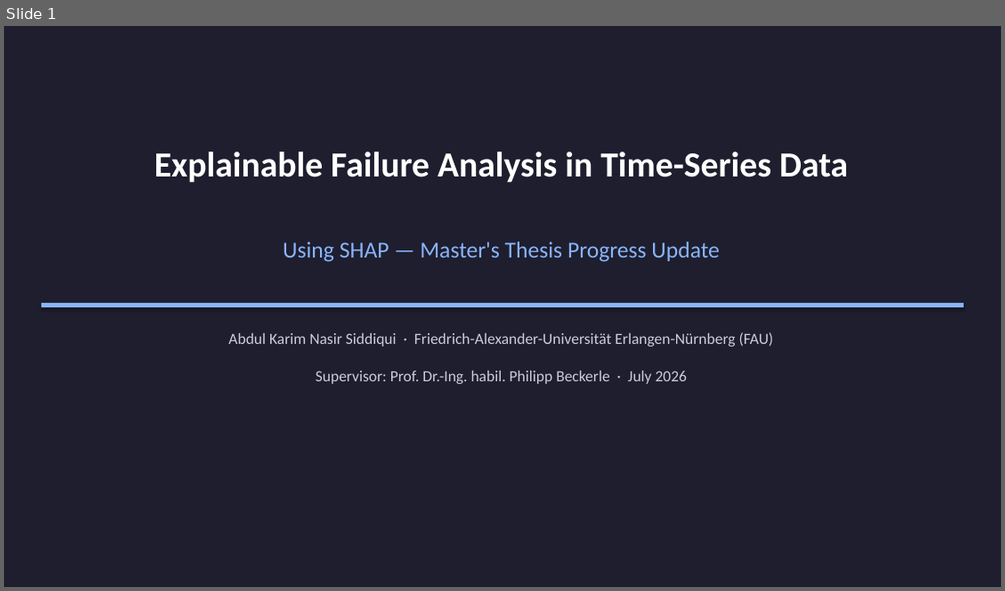
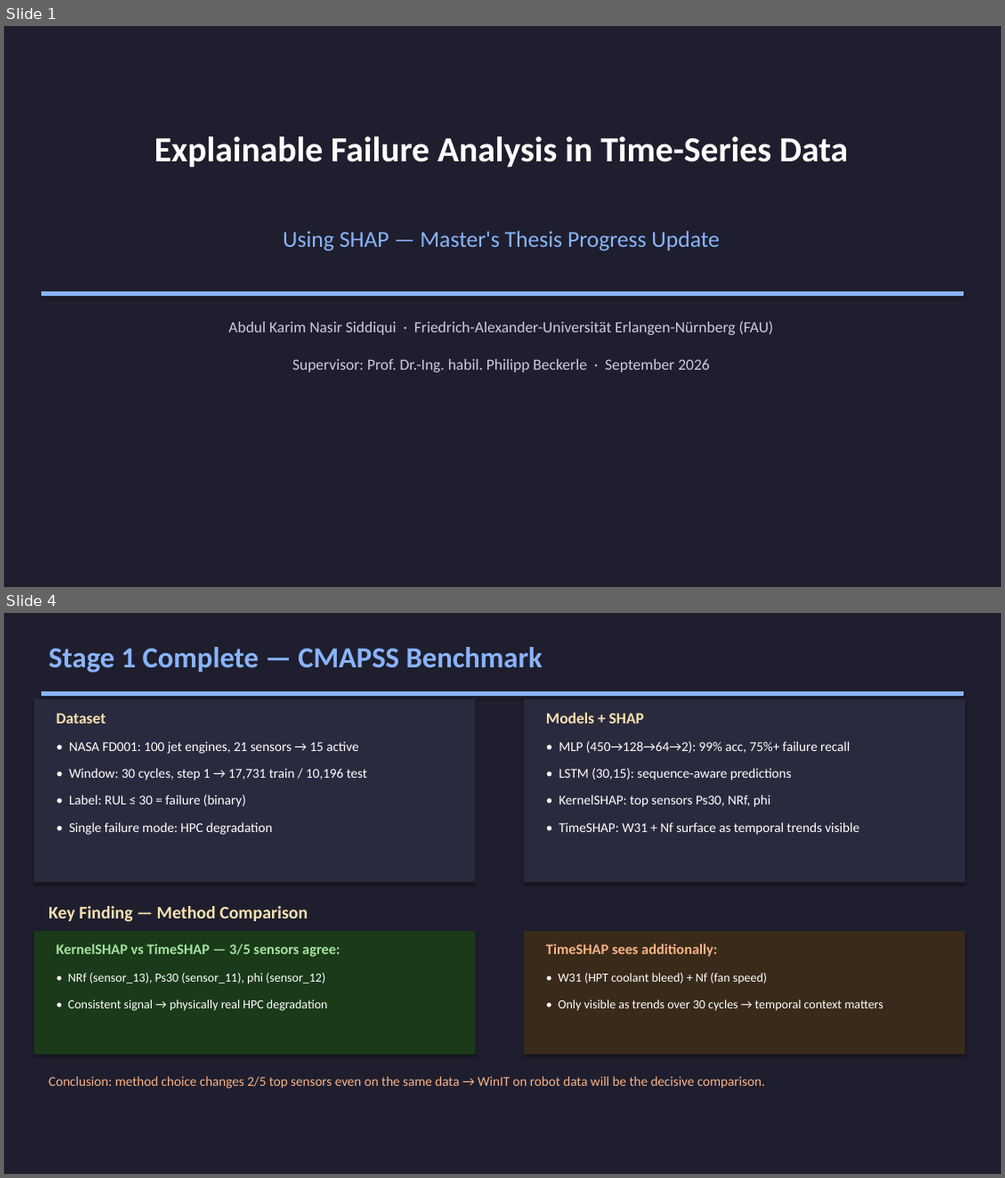
Before and after one commit to karimnasir553/MA_Siddiqui, a slide deck: MA_Siddiqui_Progress.pptx. Shown one above the other, each under a label of ours: slide 1 before the commit, slides 1 and 4 after it; the slides between them are not shown. The pictures are 1005x591 and 1005x1178 pixels, drawn with LibreOffice and Linux fonts; fonts in the diff are those of the drawing. Boxes give left, top, right and bottom in pixels: in the first picture for what was removed or moved away, otherwise in the second. Text is boxed around its words. In the diff, an @@ line names an element or a change of style, - is before the commit and + after.

```diff
--- a/MA_Siddiqui_Progress.pptx
+++ b/MA_Siddiqui_Progress.pptx
@@ slide 4 added at <box>4,613,1001,1174</box>, background #FFFFFF @@
@@ rectangle added at <box>4,613,1001,1174</box>, fill #1E1E2E @@
@@ text added at <box>48,647,542,673</box>, 28 pt, text #89B4FA, bold @@
+Stage 1 Complete — CMAPSS Benchmark
@@ rectangle added at <box>41,691,963,696</box>, fill #89B4FA @@
@@ rectangle added at <box>34,699,475,882</box>, fill #2A2A3E @@
@@ text added at <box>57,713,106,723</box>, 15 pt, text #F9E2AF, bold @@
+Dataset
@@ rectangle added at <box>524,699,965,882</box>, fill #2A2A3E @@
@@ text added at <box>546,712,644,723</box>, 15 pt, text #F9E2AF, bold @@
+Models + SHAP
@@ text added at <box>69,741,358,754</box>, 13 pt, text #FFFFFF @@
+• NASA FD001: 100 jet engines, 21 sensors → 15 active
@@ text added at <box>558,741,850,753</box>, 13 pt, text #FFFFFF @@
+• MLP (450→128→64→2): 99% acc, 75%+ failure recall
@@ text added at <box>69,768,367,780</box>, 13 pt, text #FFFFFF @@
+• Window: 30 cycles, step 1 → 17,731 train / 10,196 test
@@ text added at <box>558,768,792,780</box>, 13 pt, text #FFFFFF @@
+• LSTM (30,15): sequence-aware predictions
@@ text added at <box>69,795,246,807</box>, 13 pt, text #FFFFFF @@
+• Label: RUL ≤ 30 = failure (binary)
@@ text added at <box>558,795,770,807</box>, 13 pt, text #FFFFFF @@
+• KernelSHAP: top sensors Ps30, NRf, phi
@@ text added at <box>69,822,272,835</box>, 13 pt, text #FFFFFF @@
+• Single failure mode: HPC degradation
@@ text added at <box>558,822,859,835</box>, 13 pt, text #FFFFFF @@
+• TimeSHAP: W31 + Nf surface as temporal trends visible
@@ text added at <box>48,906,307,922</box>, 17 pt, text #F9E2AF, bold @@
+Key Finding — Method Comparison
@@ rectangle added at <box>34,931,475,1054</box>, fill #1A3A1A @@
@@ rectangle added at <box>524,931,965,1054</box>, fill #3A2A1A @@
@@ text added at <box>57,943,340,957</box>, 14 pt, text #A6E3A1, bold @@
+KernelSHAP vs TimeSHAP — 3/5 sensors agree:
@@ text added at <box>546,943,717,957</box>, 14 pt, text #FAB387, bold @@
+TimeSHAP sees additionally:
@@ text added at <box>68,973,325,984</box>, 12 pt, text #FFFFFF @@
+• NRf (sensor_13), Ps30 (sensor_11), phi (sensor_12)
@@ text added at <box>558,973,767,984</box>, 12 pt, text #FFFFFF @@
+• W31 (HPT coolant bleed) + Nf (fan speed)
@@ text added at <box>68,999,328,1011</box>, 12 pt, text #FFFFFF @@
+• Consistent signal → physically real HPC degradation
@@ text added at <box>558,999,883,1011</box>, 12 pt, text #FFFFFF @@
+• Only visible as trends over 30 cycles → temporal context matters
@@ text added at <box>48,1076,765,1088</box>, 13 pt, text #FAB387 @@
+Conclusion: method choice changes 2/5 top sensors even on the same data → WinIT on robot data will be the decisive comparison.
@@ slide 1 changed as well @@
@@ 3 texts, 1 rectangle: place and size @@
-3 texts, 1 rectangle at <box>41,151,963,346</box>
+3 texts, 1 rectangle at <box>41,136,963,335</box>
@@ text at <box>292,359,709,372</box>: text changed @@
-Supervisor: Prof. Dr.-Ing. habil. Philipp Beckerle · July 2026
+Supervisor: Prof. Dr.-Ing. habil. Philipp Beckerle · September 2026
```
Also in this commit, not shown: 2 other slides changed, 10 other slides added, 14 slides removed, 1 other file.
